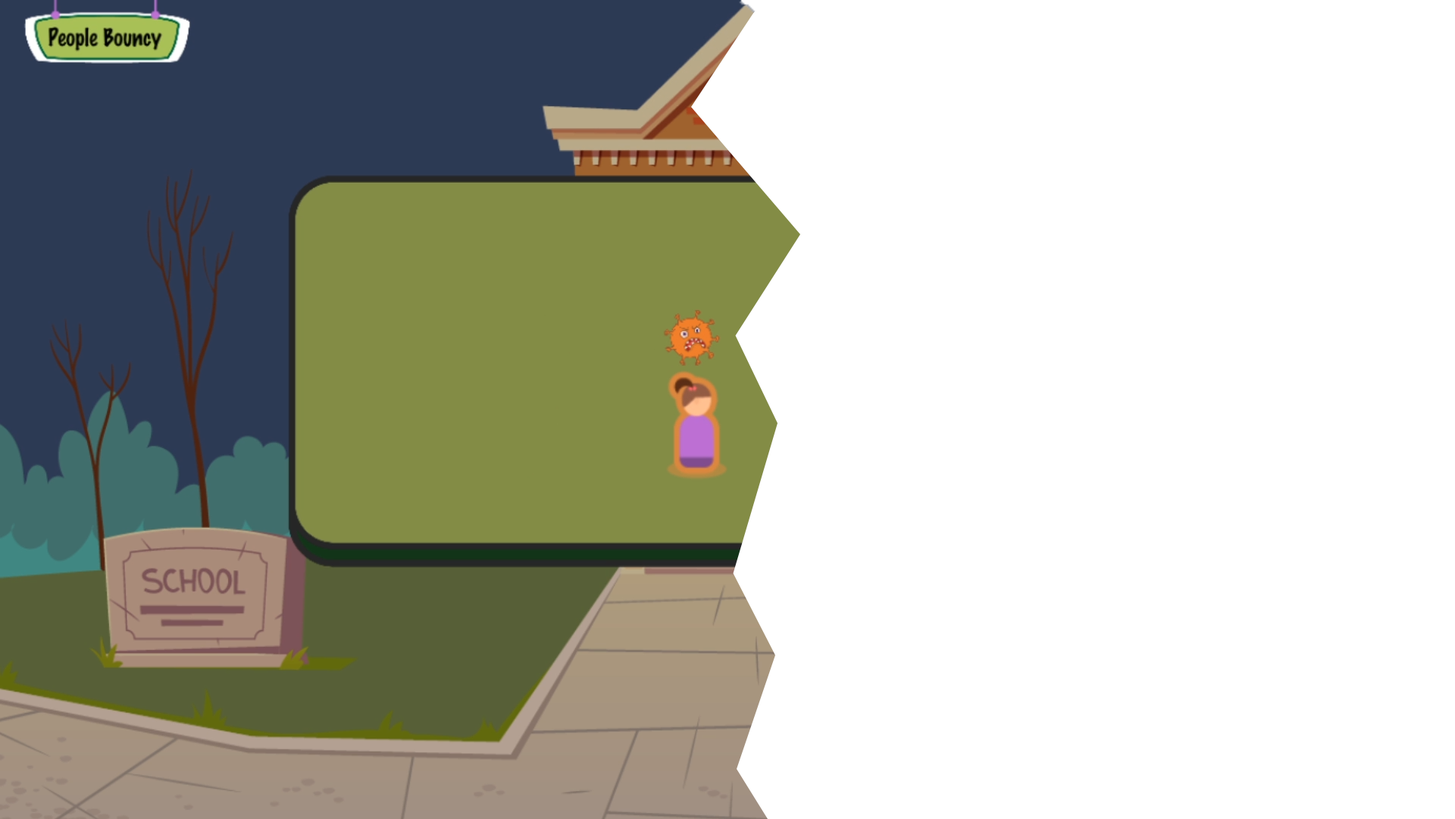
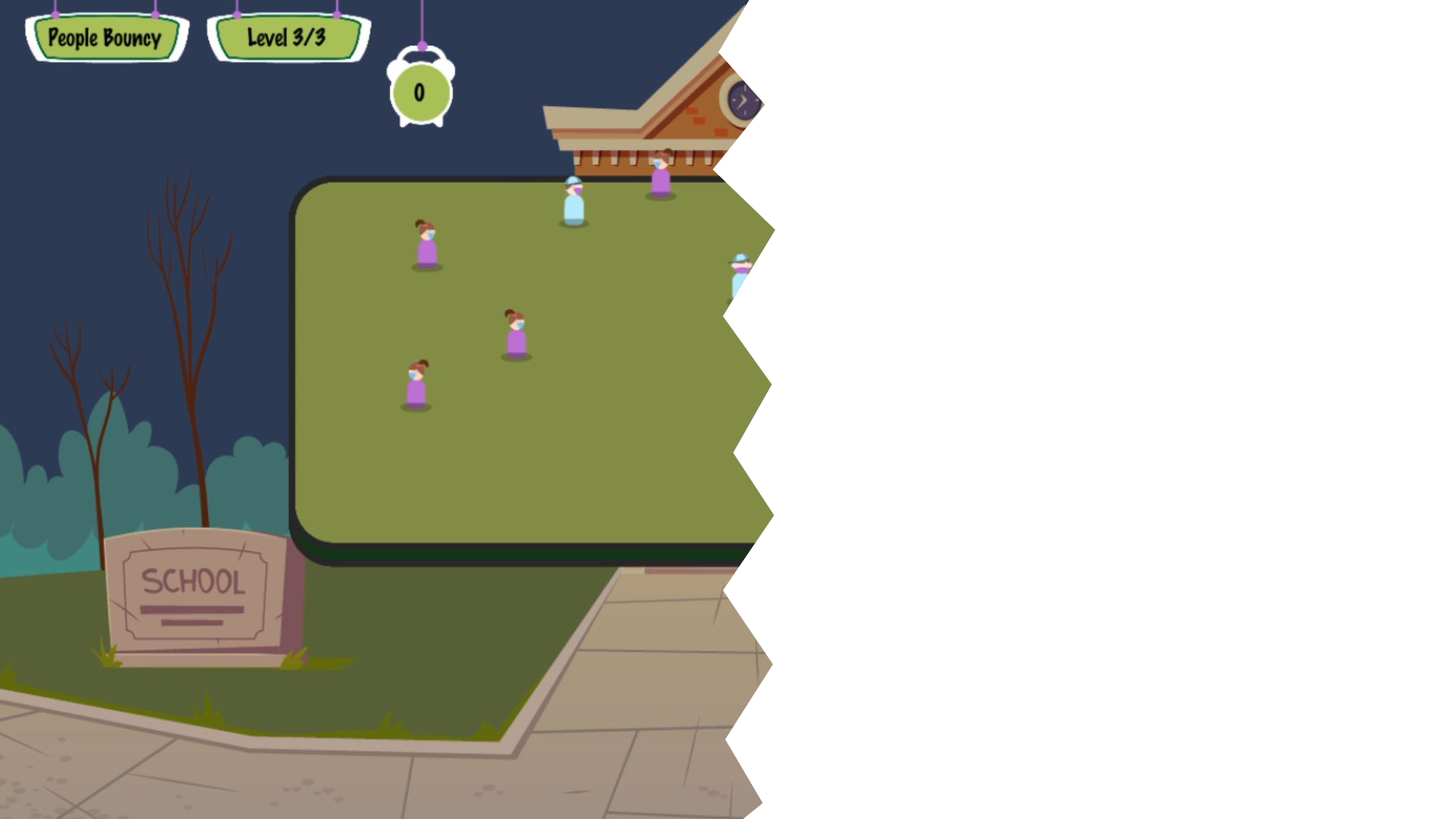
Layered file, before and after one edit (1455x819). Changes by layer:
painted on "left" over <box>0,0,801,819</box>
